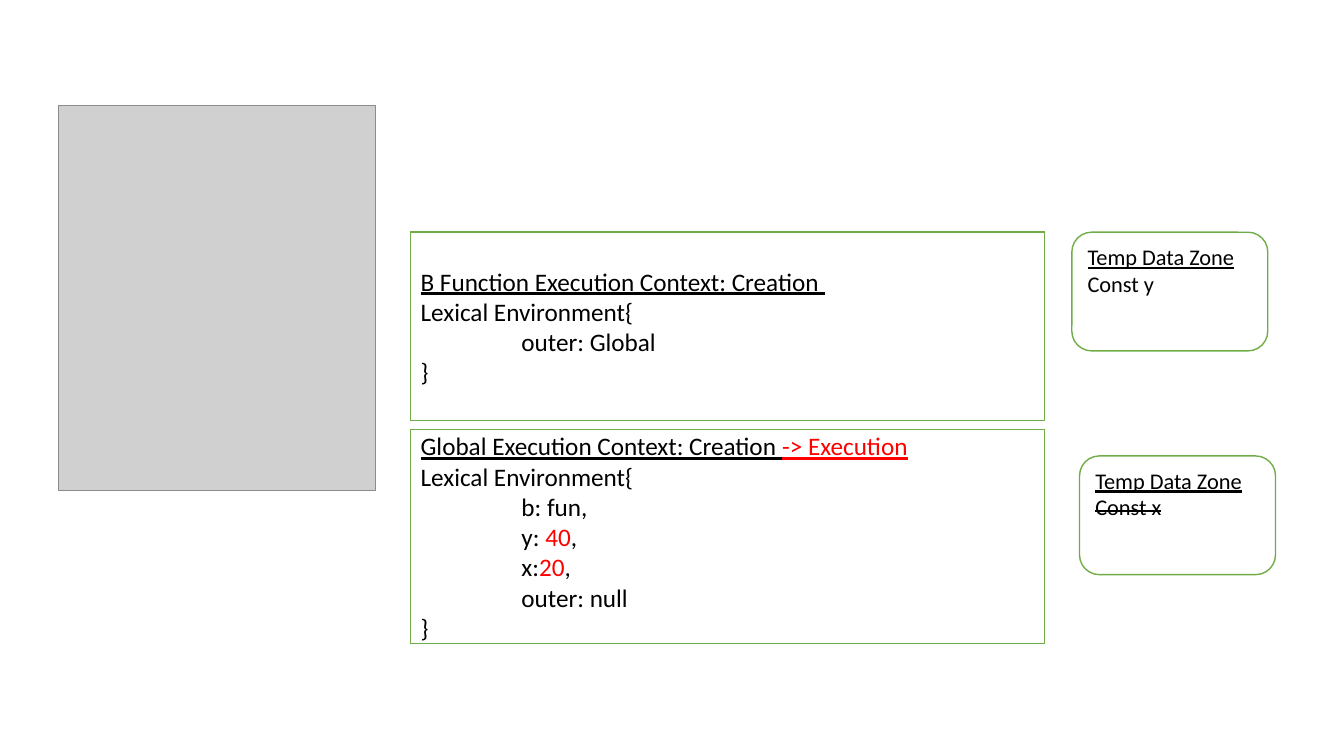
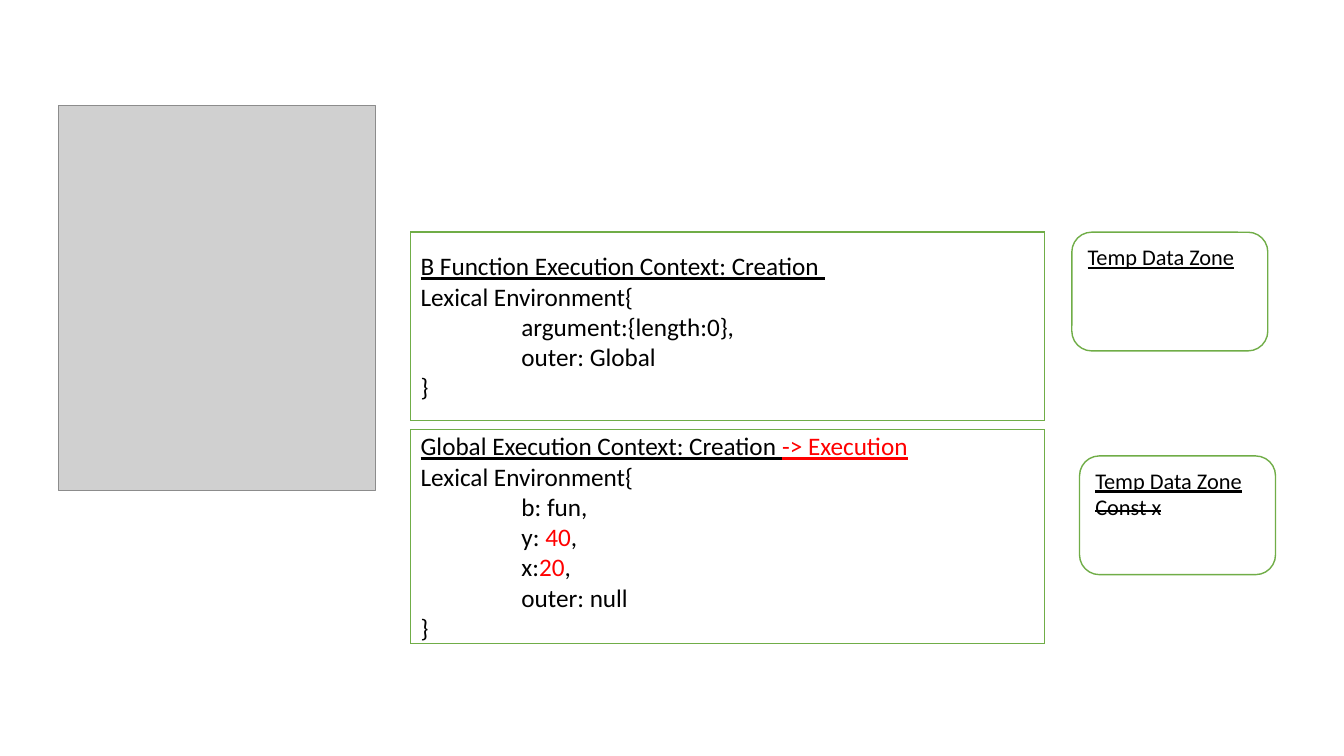
Before and after one commit to HeinHtetZawNeo/HeinHtetZawNeo.github.io, a slide deck: slide 6 of Lab6/ProblemA.pptx. Drawn at 1344x756 pixels with LibreOffice and Linux fonts; fonts in the diff are those of the drawing; grey boxes stand for pictures. Boxes give left, top, right and bottom in pixels: in the first picture for what was removed or moved away, otherwise in the second. Text is boxed around its words. In the diff, an @@ line names an element or a change of style, - is before the commit and + after.

```diff
--- a/Lab6/ProblemA.pptx
+++ b/Lab6/ProblemA.pptx
@@ text in rounded rectangle at (1088,277,1154,296): paragraph removed @@
-Const y
@@ text in rectangle at (521,317,734,341): paragraph added @@
+argument:{length:0},
```
Also in this commit, not shown: 7 other slides changed, 1 slide added, 7 other files.
